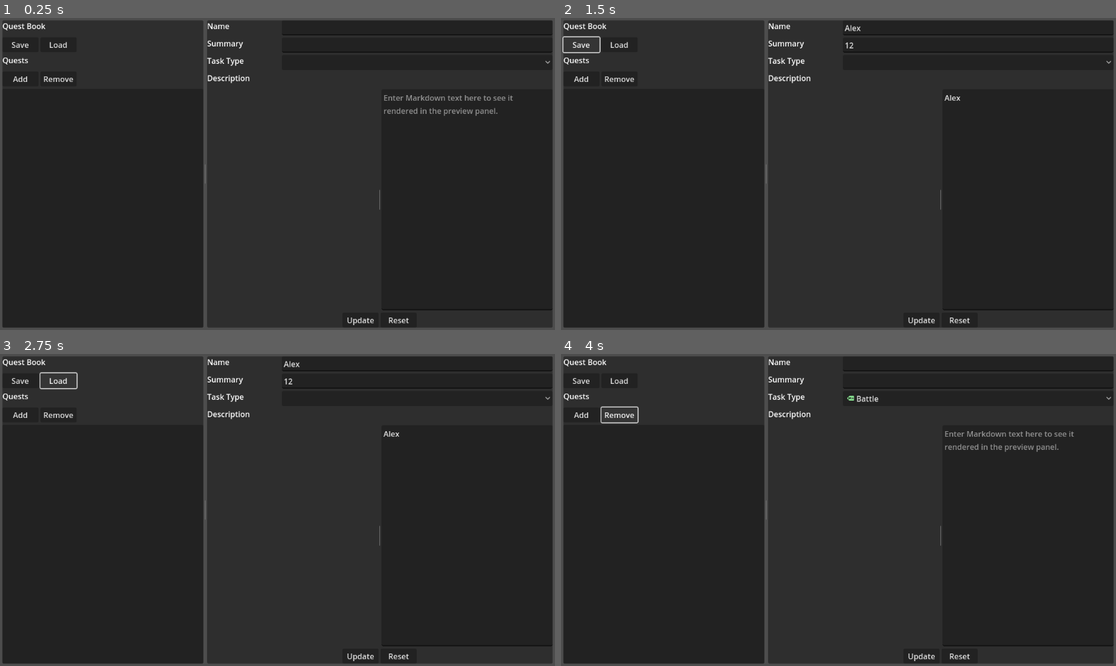
Above: before the commit, frames 1-4 (two rows, left to right).
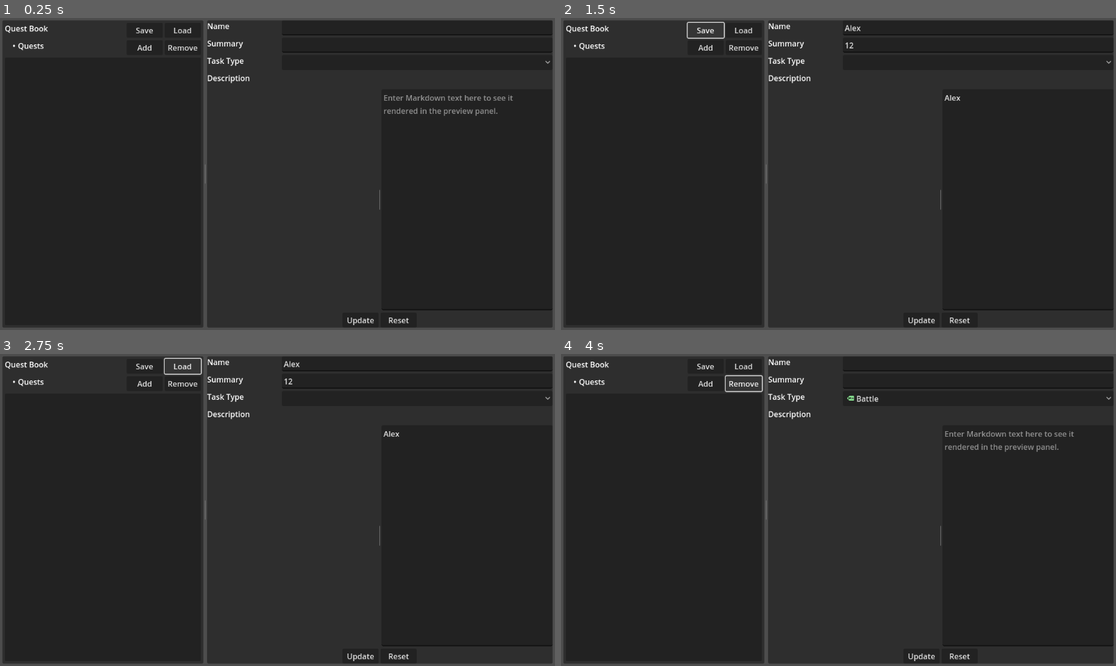
Above: after the commit, the same moments.

Repository: gsizer/quest-log
Game: Godot game, scene res://quest_log.tscn
Same seed, same stepped clock (60 frames per second), same inputs: the game is played once before the commit and once after it.
Inputs (mouse positions are in pixels of both pictures, inside the frame that each line leads up to):
- Up to frame 1 (0.25 s): no input
- Up to frame 2 (1.5 s): click (977, 27) at 0.52 s; type "Alex" at 0.6 s; click (977, 46) at 0.75 s; type "12" at 0.83 s; click (1027, 198) at 0.98 s; type "Alex" at 1.07 s; click "Save" at 1.25 s
- Up to frame 3 (2.75 s): click "Load" at 2 s
- Up to frame 4 (4 s): click "Add" at 2.75 s; click "Remove" at 3.5 s

The runs differ from the first frame. In frame 1, 0.5% of the frame differs, in the area x 0-36%, y 1-21%; in frame 2, 0.7%; in frame 3, 0.7%; in frame 4, 0.7%, in the area x 0-37%, y 1-23%.

Commit message:
save, load work

Diff:
--- a/quest_log.gd
+++ b/quest_log.gd
@@ -65,12 +65,15 @@
 	optTasktype.select( 0 )
 	teDescription.text = ""
 	# drop the data from memory
-	listTasklist.remove_item(_activeIdx)
+	listTasklist.remove_item( _activeIdx )
+	Logbook.erase( _activeIdx )
 	ActiveTask.clear()
 	_activeIdx = -1
 
 func _on_itemlist_tasklist_item_selected(index: int) -> void:
-	ActiveTask = Logbook.get(index)
+	print_debug(index)
+	_activeIdx = index
+	ActiveTask = Logbook[_activeIdx]
 	# need to change active task to selection from logbook
 	leTitle.text = ActiveTask["Name"]
 	leBrief.text = ActiveTask["Summary"]
@@ -103,6 +106,10 @@
 func _on_te_description_caret_changed():
 	taskDescription = teDescription.text
 
+func _on_te_description_text_set():
+	taskDescription = teDescription.text
+	mdDescription.markdown_text = taskDescription
+
 func _on_btn_task_update_pressed():
 	# update UI
 	listTasklist.set_item_text(_activeIdx, taskName)
@@ -124,9 +131,6 @@
 	optTasktype.select( ActiveTask["Tasktype"] )
 	teDescription.text = ActiveTask["Description"]
 
-func exit_app()->void:
-	get_tree().root.propagate_notification(NOTIFICATION_WM_CLOSE_REQUEST)
-
 func load_questbook()->void:
 	# open directory and read questbook
 	var dir := DirAccess.open("user://")
@@ -134,14 +138,16 @@
 		_file_mode = FileAccess.READ_WRITE
 	else:
 		_file_mode = FileAccess.WRITE_READ
-	var fin := FileAccess.open(_book_file, _file_mode)
-	print_debug(fin, Logbook)
+	var fIn := FileAccess.open(_book_file, _file_mode)
+	while fIn.get_position() < fIn.get_length():
+	# Read data
+		var vIn = fIn.get_var() as Dictionary
+		Logbook = vIn.duplicate()
+		for _q in Logbook:
+			listTasklist.add_item(Logbook[_q]["Name"] )
 
 func save_questbook()->void:
 	_file_mode = FileAccess.WRITE
 	var fout := FileAccess.open(_book_file, _file_mode)
-	#var _logbook = JSON.stringify(Logbook)
-	for _quest in Logbook as Dictionary:
-		var _out = JSON.stringify(_quest)
-		fout.store_string(_out)
+	fout.store_var( Logbook )
 	fout.close()
--- a/quest_log.tscn
+++ b/quest_log.tscn
@@ -320,7 +320,7 @@
 size_flags_horizontal = 3
 size_flags_vertical = 3
 script = ExtResource("1_fit5c")
-listTasklist = NodePath("MarginContainer/HSplitContainer/panelTasklist/vbTasklist/itemlistTasklist")
+listTasklist = NodePath("MarginContainer/HSplitContainer/panelTasklist/MarginContainer/vbTasklist/ScrollContainer/itemlistTasklist")
 leTitle = NodePath("MarginContainer/HSplitContainer/panelDetails/vbDetails/hbTitle/leTitle")
 leBrief = NodePath("MarginContainer/HSplitContainer/panelDetails/vbDetails/hbBrief/leBrief")
 optTasktype = NodePath("MarginContainer/HSplitContainer/panelDetails/vbDetails/hbTasktype/optTasktype")
@@ -350,19 +350,31 @@
 layout_mode = 2
 size_flags_horizontal = 3
 
-[node name="vbTasklist" type="VBoxContainer" parent="MarginContainer/HSplitContainer/panelTasklist"]
+[node name="MarginContainer" type="MarginContainer" parent="MarginContainer/HSplitContainer/panelTasklist"]
 layout_mode = 1
 anchors_preset = 15
 anchor_right = 1.0
 anchor_bottom = 1.0
 grow_horizontal = 2
 grow_vertical = 2
-size_flags_horizontal = 3
-theme_override_constants/separation = 5
-
-[node name="mdQuestLog" type="RichTextLabel" parent="MarginContainer/HSplitContainer/panelTasklist/vbTasklist"]
+theme_override_constants/margin_left = 5
+theme_override_constants/margin_top = 5
+theme_override_constants/margin_right = 5
+theme_override_constants/margin_bottom = 5
+
+[node name="vbTasklist" type="VBoxContainer" parent="MarginContainer/HSplitContainer/panelTasklist/MarginContainer"]
+layout_mode = 2
+size_flags_horizontal = 3
+theme_override_constants/separation = 5
+
+[node name="hbCmdTasklist" type="HBoxContainer" parent="MarginContainer/HSplitContainer/panelTasklist/MarginContainer/vbTasklist"]
 custom_minimum_size = Vector2(0, 30)
 layout_mode = 2
+
+[node name="mdQuestLog" type="RichTextLabel" parent="MarginContainer/HSplitContainer/panelTasklist/MarginContainer/vbTasklist/hbCmdTasklist"]
+custom_minimum_size = Vector2(0, 30)
+layout_mode = 2
+size_flags_horizontal = 3
 bbcode_enabled = true
 text = "Quest Book"
 script = ExtResource("2_r0uvc")
@@ -374,27 +386,32 @@
 h5 = SubResource("Resource_v6i6s")
 h6 = SubResource("Resource_lc11t")
 
-[node name="hbCmdTasklist" type="HBoxContainer" parent="MarginContainer/HSplitContainer/panelTasklist/vbTasklist"]
+[node name="btnSaveLogbook" type="Button" parent="MarginContainer/HSplitContainer/panelTasklist/MarginContainer/vbTasklist/hbCmdTasklist"]
+custom_minimum_size = Vector2(75, 30)
+layout_mode = 2
+text = "Save"
+
+[node name="btnLoadLogbook" type="Button" parent="MarginContainer/HSplitContainer/panelTasklist/MarginContainer/vbTasklist/hbCmdTasklist"]
+custom_minimum_size = Vector2(75, 30)
+layout_mode = 2
+text = "Load"
+
+[node name="hbCmdTasklist2" type="HBoxContainer" parent="MarginContainer/HSplitContainer/panelTasklist/MarginContainer/vbTasklist"]
 custom_minimum_size = Vector2(0, 30)
 layout_mode = 2
 
-[node name="btnSaveLogbook" type="Button" parent="MarginContainer/HSplitContainer/panelTasklist/vbTasklist/hbCmdTasklist"]
-custom_minimum_size = Vector2(75, 30)
-layout_mode = 2
-text = "Save"
-
-[node name="btnLoadLogbook" type="Button" parent="MarginContainer/HSplitContainer/panelTasklist/vbTasklist/hbCmdTasklist"]
-custom_minimum_size = Vector2(75, 30)
-layout_mode = 2
-text = "Load"
-
-[node name="mdTasklist" type="RichTextLabel" parent="MarginContainer/HSplitContainer/panelTasklist/vbTasklist"]
+[node name="mdTasklist" type="RichTextLabel" parent="MarginContainer/HSplitContainer/panelTasklist/MarginContainer/vbTasklist/hbCmdTasklist2"]
 custom_minimum_size = Vector2(0, 30)
 layout_mode = 2
+size_flags_horizontal = 3
 bbcode_enabled = true
-text = "Quests"
+text = "[ul]
+ Quests
+[/ul]"
 script = ExtResource("2_r0uvc")
-markdown_text = "Quests"
+markdown_text = "[ul]
+ Quests
+[/ul]"
 h1 = SubResource("Resource_thbv6")
 h2 = SubResource("Resource_5e425")
 h3 = SubResource("Resource_5hgyh")
@@ -402,27 +419,25 @@
 h5 = SubResource("Resource_v6i6s")
 h6 = SubResource("Resource_lc11t")
 
-[node name="hbCmdTasklist2" type="HBoxContainer" parent="MarginContainer/HSplitContainer/panelTasklist/vbTasklist"]
-custom_minimum_size = Vector2(0, 30)
-layout_mode = 2
-
-[node name="btnAddTask" type="Button" parent="MarginContainer/HSplitContainer/panelTasklist/vbTasklist/hbCmdTasklist2"]
+[node name="btnAddTask" type="Button" parent="MarginContainer/HSplitContainer/panelTasklist/MarginContainer/vbTasklist/hbCmdTasklist2"]
 custom_minimum_size = Vector2(75, 30)
 layout_mode = 2
 text = "Add"
 
-[node name="btnDelTask" type="Button" parent="MarginContainer/HSplitContainer/panelTasklist/vbTasklist/hbCmdTasklist2"]
+[node name="btnDelTask" type="Button" parent="MarginContainer/HSplitContainer/panelTasklist/MarginContainer/vbTasklist/hbCmdTasklist2"]
 custom_minimum_size = Vector2(75, 30)
 layout_mode = 2
 text = "Remove"
 
-[node name="itemlistTasklist" type="ItemList" parent="MarginContainer/HSplitContainer/panelTasklist/vbTasklist"]
+[node name="ScrollContainer" type="ScrollContainer" parent="MarginContainer/HSplitContainer/panelTasklist/MarginContainer/vbTasklist"]
+layout_mode = 2
+size_flags_vertical = 3
+
+[node name="itemlistTasklist" type="ItemList" parent="MarginContainer/HSplitContainer/panelTasklist/MarginContainer/vbTasklist/ScrollContainer"]
 layout_mode = 2
 size_flags_horizontal = 3
 size_flags_vertical = 3
 allow_reselect = true
-allow_rmb_select = true
-auto_height = true
 
 [node name="panelDetails" type="Panel" parent="MarginContainer/HSplitContainer"]
 layout_mode = 2
@@ -581,12 +596,12 @@
 layout_mode = 2
 text = "Reset"
 
-[connection signal="pressed" from="MarginContainer/HSplitContainer/panelTasklist/vbTasklist/hbCmdTasklist/btnSaveLogbook" to="." method="_on_btn_save_logbook_pressed"]
-[connection signal="pressed" from="MarginContainer/HSplitContainer/panelTasklist/vbTasklist/hbCmdTasklist/btnLoadLogbook" to="." method="_on_btn_load_logbook_pressed"]
-[connection signal="pressed" from="MarginContainer/HSplitContainer/panelTasklist/vbTasklist/hbCmdTasklist2/btnAddTask" to="." method="_on_btn_add_task_pressed"]
-[connection signal="pressed" from="MarginContainer/HSplitContainer/panelTasklist/vbTasklist/hbCmdTasklist2/btnDelTask" to="." method="_on_btn_del_task_pressed"]
-[connection signal="empty_clicked" from="MarginContainer/HSplitContainer/panelTasklist/vbTasklist/itemlistTasklist" to="." method="_on_itemlist_tasklist_empty_clicked"]
-[connection signal="item_selected" from="MarginContainer/HSplitContainer/panelTasklist/vbTasklist/itemlistTasklist" to="." method="_on_itemlist_tasklist_item_selected"]
+[connection signal="pressed" from="MarginContainer/HSplitContainer/panelTasklist/MarginContainer/vbTasklist/hbCmdTasklist/btnSaveLogbook" to="." method="_on_btn_save_logbook_pressed"]
+[connection signal="pressed" from="MarginContainer/HSplitContainer/panelTasklist/MarginContainer/vbTasklist/hbCmdTasklist/btnLoadLogbook" to="." method="_on_btn_load_logbook_pressed"]
+[connection signal="pressed" from="MarginContainer/HSplitContainer/panelTasklist/MarginContainer/vbTasklist/hbCmdTasklist2/btnAddTask" to="." method="_on_btn_add_task_pressed"]
+[connection signal="pressed" from="MarginContainer/HSplitContainer/panelTasklist/MarginContainer/vbTasklist/hbCmdTasklist2/btnDelTask" to="." method="_on_btn_del_task_pressed"]
+[connection signal="empty_clicked" from="MarginContainer/HSplitContainer/panelTasklist/MarginContainer/vbTasklist/ScrollContainer/itemlistTasklist" to="." method="_on_itemlist_tasklist_empty_clicked"]
+[connection signal="item_selected" from="MarginContainer/HSplitContainer/panelTasklist/MarginContainer/vbTasklist/ScrollContainer/itemlistTasklist" to="." method="_on_itemlist_tasklist_item_selected"]
 [connection signal="text_changed" from="MarginContainer/HSplitContainer/panelDetails/vbDetails/hbTitle/leTitle" to="." method="_on_le_title_text_changed"]
 [connection signal="text_submitted" from="MarginContainer/HSplitContainer/panelDetails/vbDetails/hbTitle/leTitle" to="." method="_on_le_title_text_submitted"]
 [connection signal="text_changed" from="MarginContainer/HSplitContainer/panelDetails/vbDetails/hbBrief/leBrief" to="." method="_on_le_brief_text_changed"]
@@ -594,5 +609,6 @@
 [connection signal="item_selected" from="MarginContainer/HSplitContainer/panelDetails/vbDetails/hbTasktype/optTasktype" to="." method="_on_opt_tasktype_item_selected"]
 [connection signal="caret_changed" from="MarginContainer/HSplitContainer/panelDetails/vbDetails/vbDescription/HSplitContainer/teDescription" to="." method="_on_te_description_caret_changed"]
 [connection signal="text_changed" from="MarginContainer/HSplitContainer/panelDetails/vbDetails/vbDescription/HSplitContainer/teDescription" to="." method="_on_te_description_text_changed"]
+[connection signal="text_set" from="MarginContainer/HSplitContainer/panelDetails/vbDetails/vbDescription/HSplitContainer/teDescription" to="." method="_on_te_description_text_set"]
 [connection signal="pressed" from="MarginContainer/HSplitContainer/panelDetails/vbDetails/hbCmdTask/btnTaskUpdate" to="." method="_on_btn_task_update_pressed"]
 [connection signal="pressed" from="MarginContainer/HSplitContainer/panelDetails/vbDetails/hbCmdTask/btnTaskReset" to="." method="_on_btn_task_reset_pressed"]
